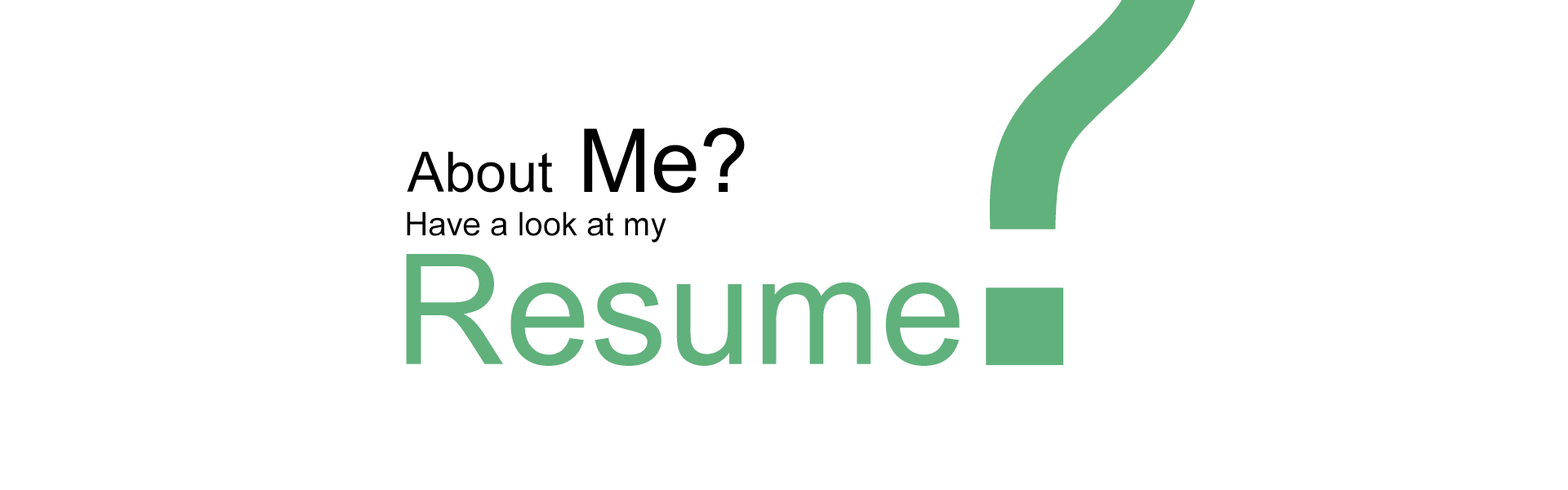
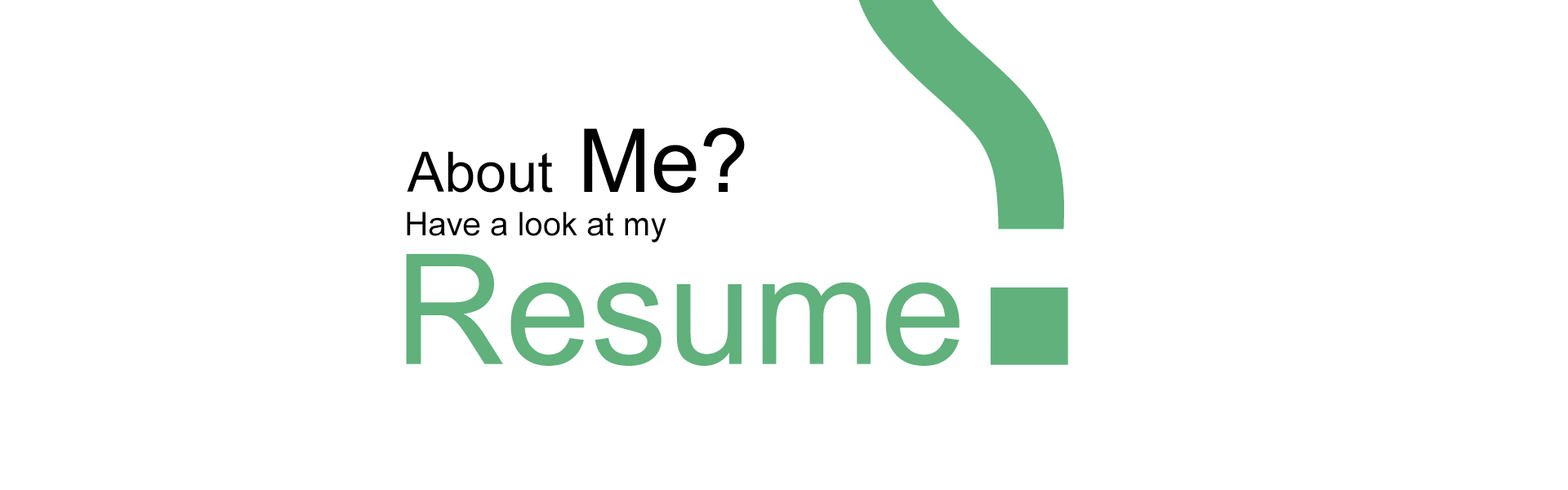
Two versions of the same layered image (w=1568, h=490). Layer-by-layer changes:
painted on "?" over [858, 0, 1196, 366]
